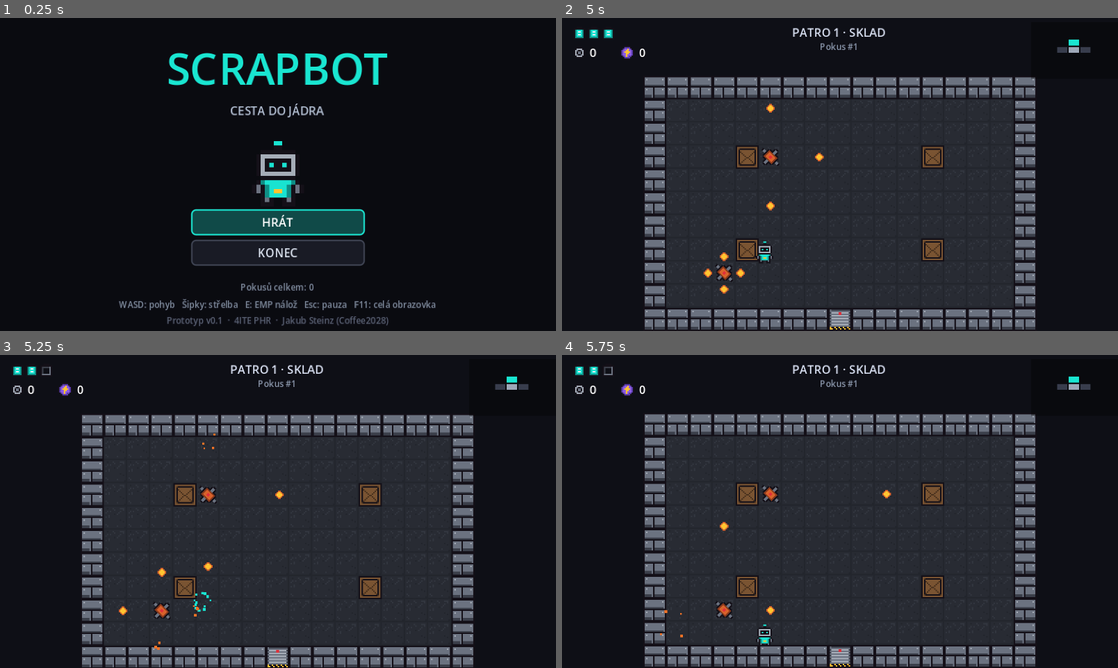
Above: before the commit, frames 1-4 (two rows, left to right).
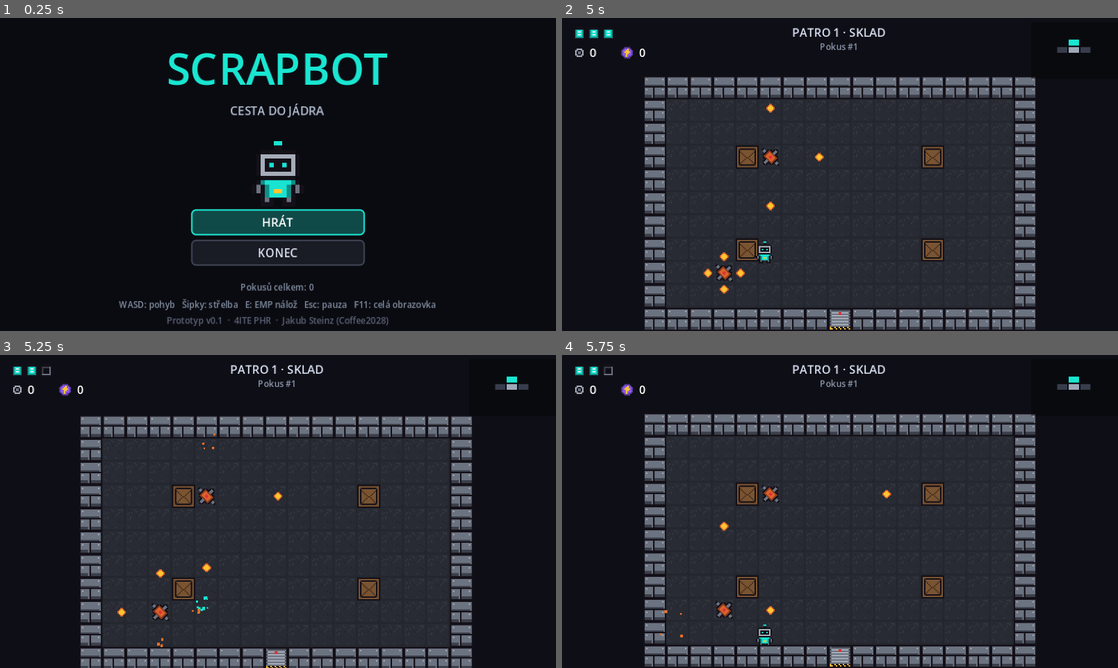
Above: after the commit, the same moments.

Repository: Coffee2028/scrapbot
Game: Godot game, scene res://scenes/main.tscn
The game is run twice, just before and just after one commit, with the same random seed, the same clock (stepped at 60 frames per second) and the same inputs.
Inputs (mouse positions are in pixels of both pictures, inside the frame that each line leads up to):
- Up to frame 1 (0.25 s): no input
- Up to frame 2 (5 s): click "HRÁT" at 0.5 s; tap Enter at 1.25 s; move the mouse to (812, 237) at 1.27 s; hold W (move_up) 1.28-2.78 s; tap E (emp) at 1.35, 4.35 s; click (812, 237) at 1.42 s; move the mouse to (1006, 221) at 2.02 s; tap Shift at 2.1 s; move the mouse to (673, 127) at 2.77 s; hold A (move_left) 2.78-3.5 s; tap P at 2.85 s; click "POKRAČOVAT" at 3.5 s; tap Space at 4.25 s; move the mouse to (867, 174) at 4.27 s; hold A (move_left) from 4.28 s (still down); click (867, 174) at 4.42 s
- Up to frame 3 (5.25 s): move the mouse to (194, 433) at 5.02 s; release A (move_left) at 5.03 s; hold S (move_down) from 5.03 s (still down); tap Shift at 5.1 s
- Up to frame 4 (5.75 s): keep holding S (move_down)

Frames 1-2 are identical in both runs. In frame 3, 9.5% of the frame differs, in the area x 14-86%, y 19-100%; in frame 4, nothing differs.

Commit message:
Bedny jdou rozstřílet, pomoc u dveří
Bedna vydrží dva zásahy (po prvním praskne), občas z ní vypadne šroub; střely nepřátel ji nerozbijí. Robot má kulaté tělo a u otevřených dveří ho hra navede do středu průchodu, takže se nezasekává o rohy.

Diff:
--- /dev/null
+++ b/04-hra/scripts/crate.gd
@@ -0,0 +1,43 @@
+extends StaticBody2D
+## Dřevěná bedna. Robot ji rozstřílí (stačí dva obyčejné zásahy) nebo ji rozbije
+## EMP nálož. Střely nepřátel se o ni jen zastaví, takže bedna slouží jako kryt.
+
+const TEX := preload("res://assets/sprites/crate.png")
+const TEX_CRACKED := preload("res://assets/sprites/crate_cracked.png")
+const MAX_HP := 2.0
+
+var hp := MAX_HP
+var room: Node2D
+var sprite: Sprite2D
+
+
+func setup(pos: Vector2, the_room: Node2D) -> void:
+	position = pos
+	room = the_room
+
+
+func _ready() -> void:
+	collision_layer = 1          # vrstva 1: zdi a bedny
+	add_to_group("crates")
+	sprite = Sprite2D.new()
+	sprite.texture = TEX
+	add_child(sprite)
+	var shape := CollisionShape2D.new()
+	var r := RectangleShape2D.new()
+	r.size = Vector2(14, 14)
+	shape.shape = r
+	add_child(shape)
+
+
+## Zásah střelou robota. Volá ho bullet.gd stejně jako u nepřátel.
+func hit(damage: float, from_dir: Vector2) -> void:
+	hp -= damage
+	if hp <= 0.0:
+		room.break_crate(self)
+		return
+	sprite.texture = TEX_CRACKED
+	Sfx.play("crate", -8.0, 0.15)
+	Fx.sparks(room, position - from_dir * 7.0, "wood", 5, 45.0)
+	# krátké cuknutí ve směru střely
+	sprite.position = from_dir * 1.5
+	create_tween().tween_property(sprite, "position", Vector2.ZERO, 0.12)
--- a/04-hra/scripts/fx.gd
+++ b/04-hra/scripts/fx.gd
@@ -7,6 +7,7 @@
 	"yellow": Color(1.0, 0.8, 0.2),
 	"white": Color(0.95, 0.95, 1.0),
 	"violet": Color(0.6, 0.4, 1.0),
+	"wood": Color(0.62, 0.42, 0.24),
 }
 
 
--- a/04-hra/scripts/player.gd
+++ b/04-hra/scripts/player.gd
@@ -8,6 +8,7 @@
 
 const TEX := preload("res://assets/sprites/player.png")
 const EMP_SCRIPT := preload("res://scripts/emp.gd")
+const BODY_OFFSET := Vector2(0, 2)   # tělo (kolize) je o 2 px níž než střed obrázku
 
 # --- vlastnosti, které mění předměty ---
 var speed := 85.0
@@ -39,11 +40,12 @@
 	sprite = Sprite2D.new()
 	sprite.texture = TEX
 	add_child(sprite)
+	# tělo je kruh: o rohy zdí a beden se nezasekne, ale sklouzne kolem nich
 	var shape := CollisionShape2D.new()
-	var rect := RectangleShape2D.new()
-	rect.size = Vector2(10, 10)
-	shape.shape = rect
-	shape.position = Vector2(0, 2)
+	var circle := CircleShape2D.new()
+	circle.radius = 5.0
+	shape.shape = circle
+	shape.position = BODY_OFFSET
 	add_child(shape)
 	collision_layer = 2       # vrstva 2: robot
 	collision_mask = 1        # naráží do zdí a beden
@@ -76,6 +78,7 @@
 		move = Input.get_vector("move_left", "move_right", "move_up", "move_down")
 		aim = _aim_direction()
 	velocity = velocity.move_toward(move * speed, 900.0 * delta)
+	_door_assist(move)
 	move_and_slide()
 
 	# drobná animace chůze a otáčení podle směru
@@ -95,6 +98,19 @@
 		if body.is_in_group("enemies") and body.is_active():
 			take_damage(1)
 			break
+
+
+## Když robot míří do otevřených dveří a je jen kousek vedle, jemně ho navedeme
+## do středu průchodu (jako v Isaacovi), aby se nezasekl o roh zdi.
+func _door_assist(move: Vector2) -> void:
+	if room == null or move == Vector2.ZERO or not room.has_method("door_offset"):
+		return
+	var fix: Vector2 = room.door_offset(position + BODY_OFFSET, move)
+	if fix == Vector2.ZERO:
+		return
+	var along := fix.normalized()
+	velocity -= along * velocity.dot(along)                     # zrušíme pohyb podél zdi…
+	velocity += along * minf(fix.length() * 12.0, speed)        # …a posuneme robota ke středu
 
 
 ## Směr střelby jen do 4 stran: vybere převládající směr ze šipek / pravé páčky.
--- a/04-hra/scripts/room.gd
+++ b/04-hra/scripts/room.gd
@@ -22,7 +22,6 @@
 
 const T_FLOOR := preload("res://assets/sprites/floor.png")
 const T_WALL := preload("res://assets/sprites/wall.png")
-const T_CRATE := preload("res://assets/sprites/crate.png")
 const T_DOOR_OPEN := preload("res://assets/sprites/door_open.png")
 const T_DOOR_CLOSED := preload("res://assets/sprites/door_closed.png")
 const T_HATCH := preload("res://assets/sprites/hatch.png")
@@ -35,6 +34,7 @@
 const BOSS := preload("res://scripts/enemies/boss_forklift.gd")
 const PICKUP := preload("res://scripts/pickup.gd")
 const PEDESTAL := preload("res://scripts/item_pedestal.gd")
+const CRATE := preload("res://scripts/crate.gd")
 
 var data: Dictionary
 var player: Node2D
@@ -177,6 +177,23 @@
 	add_child(trigger)
 
 
+## Pro pomocníka u dveří (player.gd): když robot jde k otevřeným dveřím a je
+## blízko, vrátí, o kolik je vedle středu průchodu. Jinak vrátí Vector2.ZERO.
+func door_offset(body_pos: Vector2, move: Vector2) -> Vector2:
+	if not doors_open:
+		return Vector2.ZERO
+	for dir in _door_sprites:
+		var d := Vector2(dir)
+		if move.dot(d) < 0.3:                      # robot nejde směrem k těmto dveřím
+			continue
+		var to_door: Vector2 = _door_sprites[dir].position - body_pos
+		var ahead := to_door.dot(d)                # jak daleko jsou dveře před robotem
+		var beside := to_door - d * ahead          # o kolik je robot vedle středu dveří
+		if ahead > -4.0 and ahead < 40.0 and beside.length() < 13.0:
+			return beside
+	return Vector2.ZERO
+
+
 func _set_doors(open: bool, with_sound: bool) -> void:
 	doors_open = open
 	for dir in _door_sprites:
@@ -187,31 +204,23 @@
 
 
 func _add_crate(pos: Vector2) -> void:
-	var crate := StaticBody2D.new()
-	crate.position = pos
-	crate.collision_layer = 1
-	crate.add_to_group("crates")
-	var s := Sprite2D.new()
-	s.texture = T_CRATE
-	crate.add_child(s)
-	var shape := CollisionShape2D.new()
-	var r := RectangleShape2D.new()
-	r.size = Vector2(14, 14)
-	shape.shape = r
-	crate.add_child(shape)
-	crate.set_meta("pos", pos)
+	var crate := CRATE.new()
+	crate.setup(pos, self)
 	add_child(crate)
 
 
-## EMP nálož rozbila bednu: zmizí i z dat místnosti a občas z ní vypadne šroub.
+## Bedna je rozbitá (rozstřílená nebo od EMP): zmizí i z dat místnosti,
+## aby tu po návratu už nebyla, a občas z ní vypadne šroub.
 func break_crate(crate: Node2D) -> void:
 	if not is_instance_valid(crate) or crate.is_queued_for_deletion():
 		return
-	var pos: Vector2 = crate.get_meta("pos")
+	var pos: Vector2 = crate.position
 	data["crates"].erase(pos)
-	Fx.sparks(self, pos, "yellow", 10)
+	Sfx.play("crate", -2.0)
+	Fx.sparks(self, pos, "wood", 14, 80.0)
+	Fx.sparks(self, pos, "yellow", 4, 50.0)
 	crate.queue_free()
-	if randf() < 0.4:
+	if randf() < 0.25:
 		drop("screw", pos)
 
 
--- a/04-hra/scripts/sfx.gd
+++ b/04-hra/scripts/sfx.gd
@@ -14,6 +14,7 @@
 	"boss_charge": preload("res://assets/sfx/boss_charge.wav"),
 	"boss_die": preload("res://assets/sfx/boss_die.wav"),
 	"blip": preload("res://assets/sfx/blip.wav"),
+	"crate": preload("res://assets/sfx/crate.wav"),
 }
 
 var _players: Array[AudioStreamPlayer] = []
Not shown, added: 04-hra/assets/sfx/crate.wav.import
Binary file added: 04-hra/assets/sprites/crate_cracked.png
Not shown, added: 04-hra/assets/sprites/crate_cracked.png.import
Not shown, added: 04-hra/scripts/crate.gd.uid
Not shown, changed: 03-assety/README.md
Not shown, changed: 03-assety/nastroje/make_sfx.py
Not shown, changed: 03-assety/nastroje/make_sprites.py
Not shown, changed: 04-hra/README.md
Not shown, added: 04-hra/assets/sfx/crate.wav
